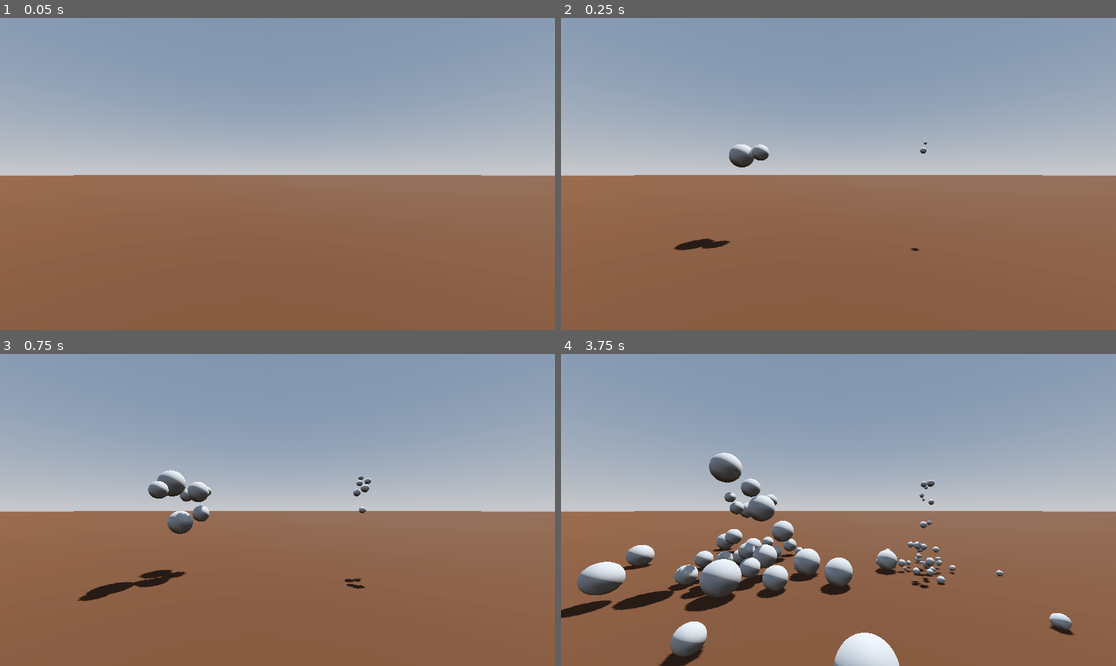
Above: before the commit, frames 1-4 (two rows, left to right).
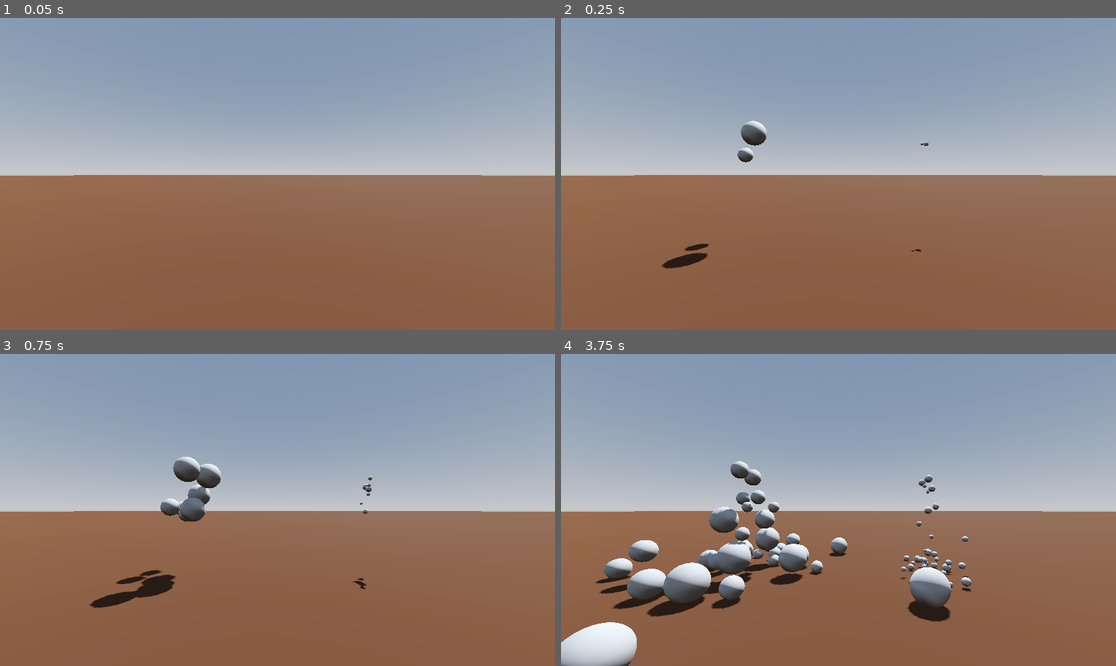
Above: after the commit, the same moments.

Repository: hmans/Godot-RigidBody-Auto-Scaler
Game: Godot game, scene res://examples/3d/test_scene.tscn
Same seed, same stepped clock (60 frames per second), same inputs: the game is played once before the commit and once after it.
Inputs:
- Up to frame 1 (0.05 s): no input
- Up to frame 2 (0.25 s): no input
- Up to frame 3 (0.75 s): no input
- Up to frame 4 (3.75 s): no input

Frame 1 is identical in both runs. In frame 2, 1.0% of the frame differs, in the area x 18-67%, y 32-81%; in frame 3, 2.9%; in frame 4, 15%, in the area x 0-93%, y 31-100%.

Commit message:
Teach spawners to support multiple prefabs

Diff:
--- a/examples/2d/spawner_2d.gd
+++ b/examples/2d/spawner_2d.gd
@@ -1,9 +1,9 @@
 extends Node2D
 
-@export var scene : PackedScene
+@export var prefabs : Array[PackedScene]
 
 func _on_timer_timeout() -> void:
-	var instance = scene.instantiate() as Node2D
+	var instance = prefabs.pick_random().instantiate() as Node2D
 	instance.position.x += randi_range(-50, 50)
 	instance.position.y += randi_range(-10, 10)
 
--- a/examples/2d/test_scene_2d.tscn
+++ b/examples/2d/test_scene_2d.tscn
@@ -11,12 +11,12 @@
 
 [node name="Spawner2D" parent="." instance=ExtResource("1_suksg")]
 position = Vector2(210, 35)
-scene = ExtResource("1_eux6s")
+prefabs = Array[PackedScene]([ExtResource("1_eux6s")])
 
 [node name="ScaledSpawner2D" parent="." instance=ExtResource("1_suksg")]
 position = Vector2(922, 35)
 scale = Vector2(0.5, 0.5)
-scene = ExtResource("1_eux6s")
+prefabs = Array[PackedScene]([ExtResource("1_eux6s")])
 
 [node name="StaticBody2D" type="StaticBody2D" parent="."]
 
--- a/examples/3d/Spawner.gd
+++ b/examples/3d/Spawner.gd
@@ -1,12 +1,12 @@
 extends Node3D
 
-@export var scene : PackedScene
+@export var prefabs : Array[PackedScene]
 
 
 
 
 func _on_timer_timeout() -> void:
-	var instance = scene.instantiate() as Node3D
+	var instance = prefabs.pick_random().instantiate() as Node3D
 	instance.position.x += randf_range(-1, 1)
 	instance.position.y += randf_range(-1, 1)
 	instance.position.z += randf_range(-1, 1)
--- a/examples/3d/test_scene.tscn
+++ b/examples/3d/test_scene.tscn
@@ -48,8 +48,8 @@
 
 [node name="Spawner" parent="." instance=ExtResource("2_3h6u4")]
 transform = Transform3D(1, 0, 0, 0, 1, 0, 0, 0, 1, -5, 5, 2.08165e-12)
-scene = ExtResource("1_wdcav")
+prefabs = Array[PackedScene]([ExtResource("1_wdcav")])
 
 [node name="ScaledSpawner" parent="." instance=ExtResource("2_3h6u4")]
 transform = Transform3D(0.3, 0, 0, 0, 0.3, 0, 0, 0, 0.3, 5, 5, 2.08165e-12)
-scene = ExtResource("1_wdcav")
+prefabs = Array[PackedScene]([ExtResource("1_wdcav")])
